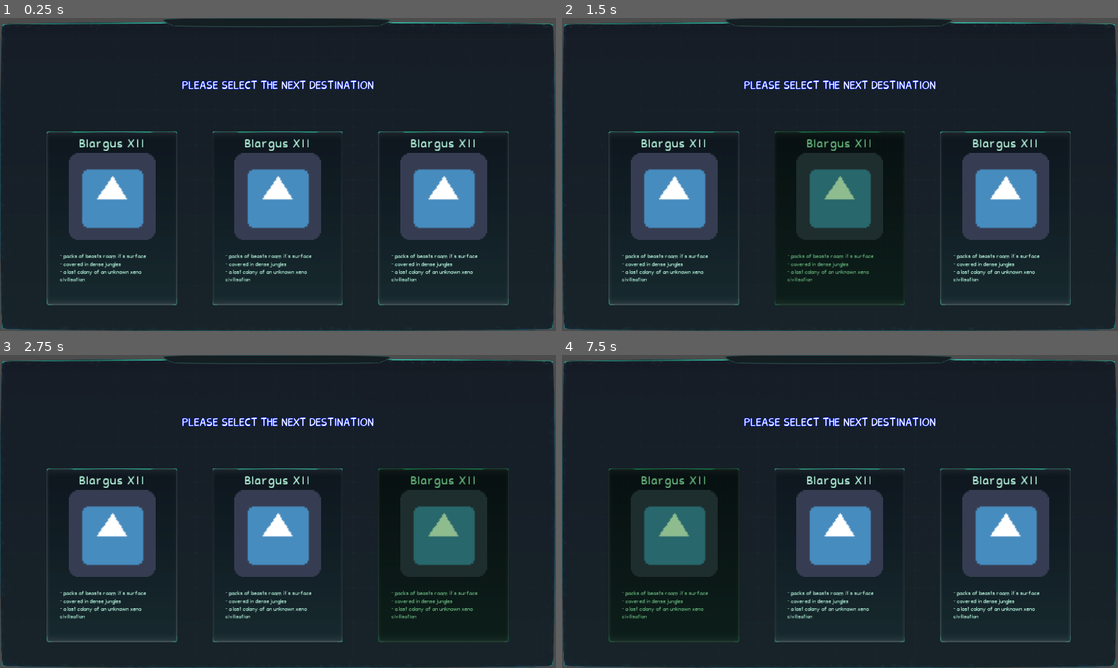
Above: before the commit, frames 1-4 (two rows, left to right).
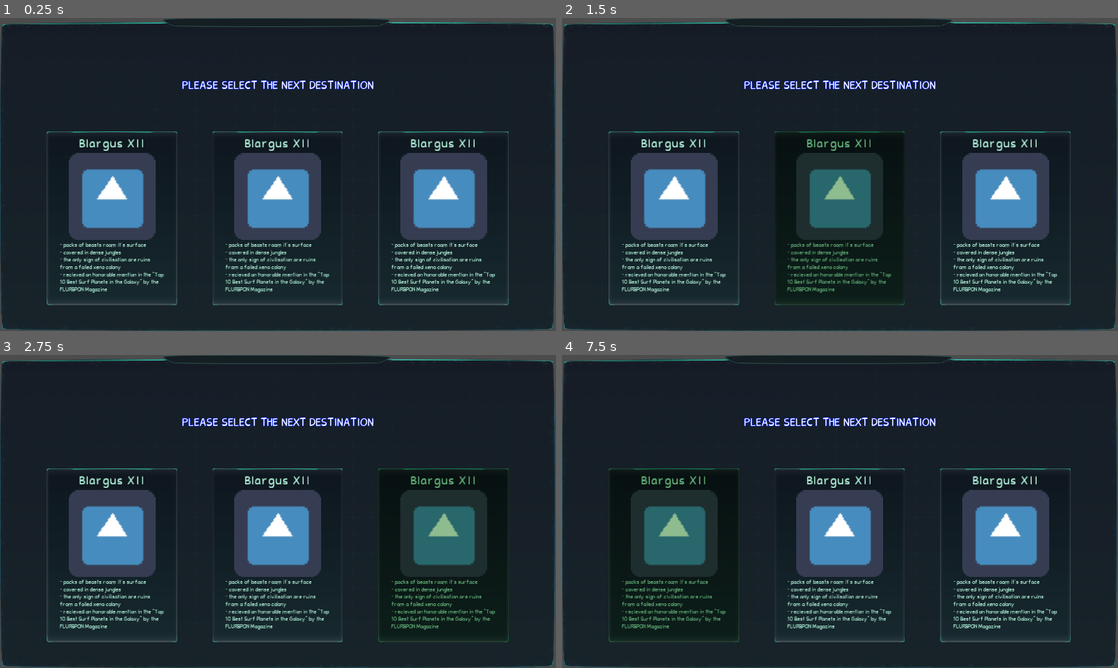
Above: after the commit, the same moments.

Repository: ktosox/Godot_WIld_06_2021
Game: Godot game, scene res://LevelSelection/LevelSelection.tscn
Two runs of this game, one before a commit and one after it. Both use one fixed random seed, a clock stepped at 60 frames per second and the inputs below. The project has no main scene, so this scene is started directly. The engine's default icon, where the game draws it, is replaced by a stand-in: a white triangle on a blue panel in a dark square.
Inputs (mouse positions are in pixels of both pictures, inside the frame that each line leads up to):
- Up to frame 1 (0.25 s): no input
- Up to frame 2 (1.5 s): tap Enter at 0.5 s; move the mouse to (673, 218) at 0.52 s; click (673, 218) at 0.67 s; tap Space at 1.25 s; move the mouse to (840, 218) at 1.27 s; click (840, 218) at 1.42 s
- Up to frame 3 (2.75 s): tap Enter at 2 s; move the mouse to (444, 555) at 2.02 s; click (444, 555) at 2.17 s
- Up to frame 4 (7.5 s): tap Space at 2.75, 4.25 s; move the mouse to (812, 574) at 2.77 s; click (812, 574) at 2.92 s; tap Enter at 3.5 s; move the mouse to (1006, 558) at 3.52 s; click (1006, 558) at 3.67 s; move the mouse to (673, 464) at 4.27 s; click (673, 464) at 4.42 s; move the mouse to (867, 511) at 5.02 s; click (867, 511) at 5.17 s; move the mouse to (756, 433) at 5.77 s; click (756, 433) at 5.92 s; move the mouse to (962, 495) at 6.52 s; click (962, 495) at 6.67 s; move the mouse to (728, 527) at 7.27 s; click (728, 527) at 7.42 s

The runs differ from the first frame. In frame 1, 3.2% of the frame differs, in the area x 10-90%, y 71-88%; in frame 2, 3.2%; in frame 3, 3.2%; in frame 4, 3.2%.

Commit message:
adjusted card size

Diff:
--- a/Game/LevelSelection/LevelCard.tscn
+++ b/Game/LevelSelection/LevelCard.tscn
@@ -60,35 +60,21 @@
 [node name="Control3" type="VBoxContainer" parent="LayoutV"]
 margin_top = 236.0
 margin_right = 240.0
-margin_bottom = 360.0
+margin_bottom = 369.0
 size_flags_vertical = 3
 size_flags_stretch_ratio = 0.4
 alignment = 1
 
-[node name="Label" type="Label" parent="LayoutV/Control3"]
-margin_top = 28.0
+[node name="Label3" type="Label" parent="LayoutV/Control3"]
+margin_top = 8.0
 margin_right = 240.0
-margin_bottom = 42.0
+margin_bottom = 124.0
 custom_fonts/font = ExtResource( 4 )
 custom_colors/font_color = Color( 0.733333, 1, 0.894118, 1 )
-text = "- packs of beasts roam it's surface"
-autowrap = true
-
-[node name="Label2" type="Label" parent="LayoutV/Control3"]
-margin_top = 46.0
-margin_right = 240.0
-margin_bottom = 60.0
-custom_fonts/font = ExtResource( 4 )
-custom_colors/font_color = Color( 0.733333, 1, 0.894118, 1 )
-text = "- covered in dense jungles"
-
-[node name="Label3" type="Label" parent="LayoutV/Control3"]
-margin_top = 64.0
-margin_right = 240.0
-margin_bottom = 95.0
-custom_fonts/font = ExtResource( 4 )
-custom_colors/font_color = Color( 0.733333, 1, 0.894118, 1 )
-text = "- a lost colony of an unknown xeno civilisation"
+text = "- packs of beasts roam it's surface
+- covered in dense jungles
+- the only sign of civilisation are ruins from a failed xeno colony
+- recieved an honorable mention in the \"Top 10 Best Surf Planets in the Galaxy\" by the FLURBPON Magazine"
 autowrap = true
 
 [connection signal="mouse_entered" from="." to="." method="_on_LevelCard_mouse_entered"]
